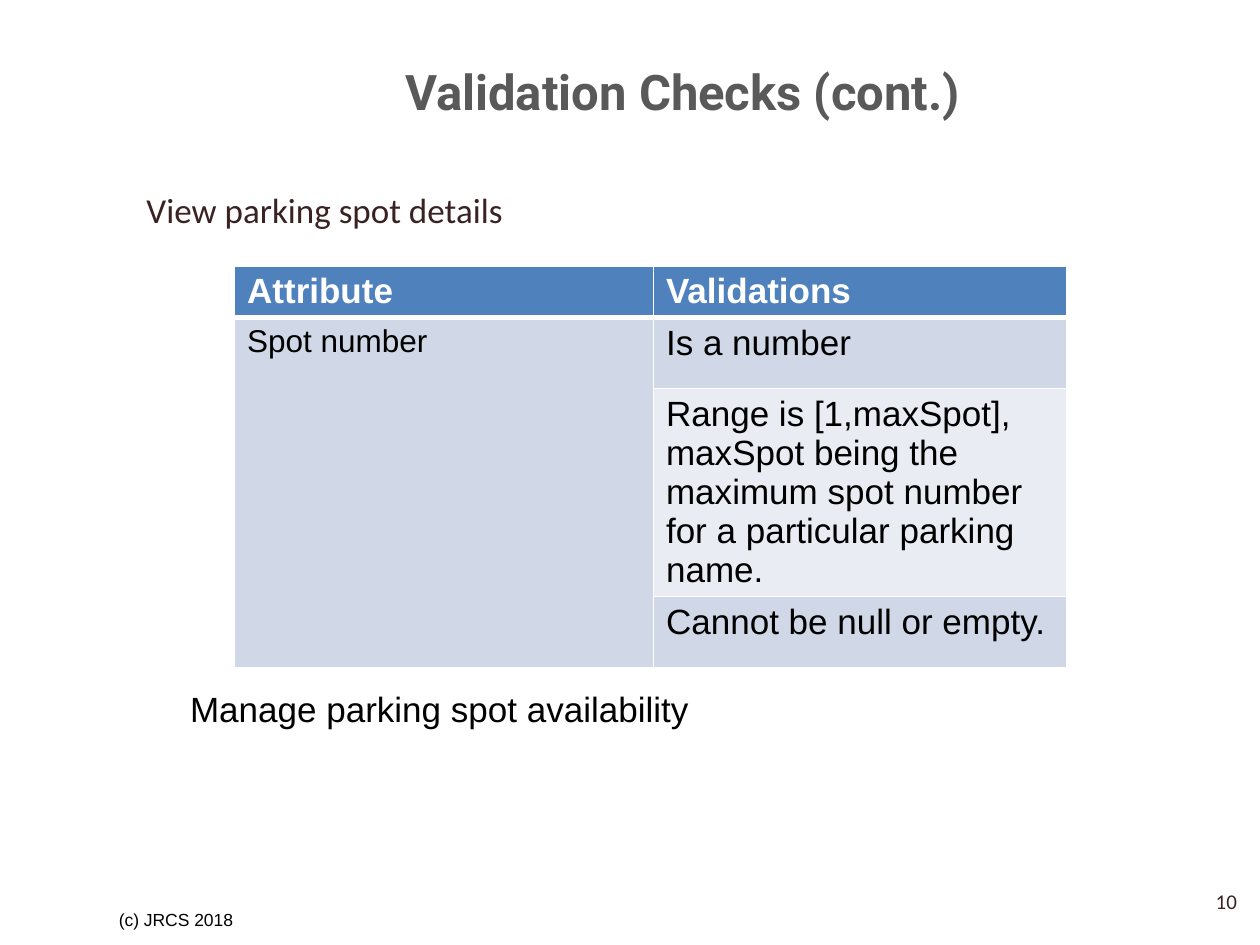
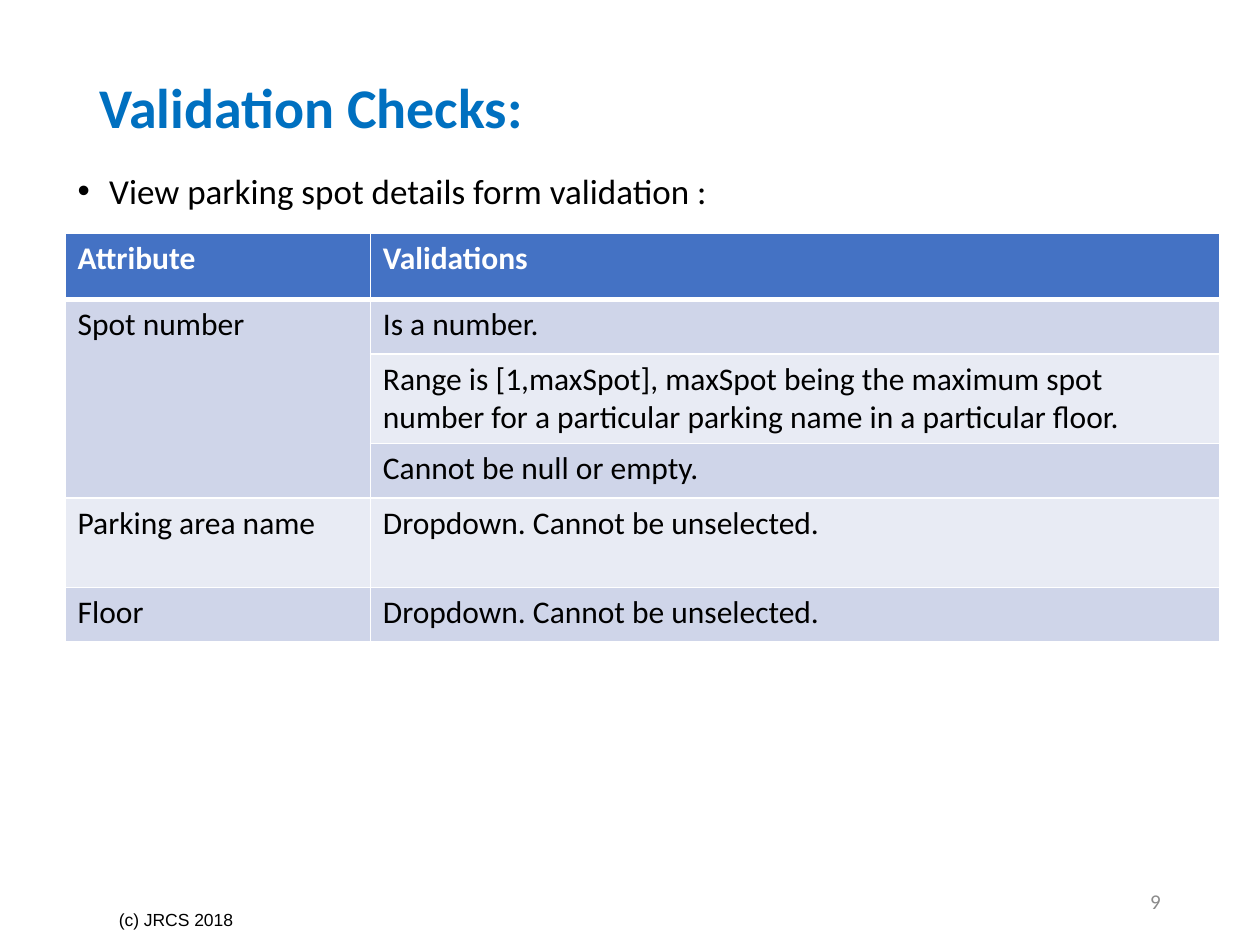
Before and after one commit to SrihariShastry/UTA_Parking, a slide deck: slide 9 of Project_Analysis_Team_3/Validation Checks and Rules Tables.pptx (slide 10 before the commit). Drawn at 1260x945 pixels with LibreOffice and Linux fonts; fonts in the diff are those of the drawing; background and template pictures are left out. Boxes give left, top, right and bottom in pixels: in the first picture for what was removed or moved away, otherwise in the second. Text is boxed around its words. In the diff, an @@ line names an element or a change of style, - is before the commit and + after.

Commit message:
Reviewed validations and rules ppt

```diff
--- a/Project_Analysis_Team_3/Validation Checks and Rules Tables.pptx
+++ b/Project_Analysis_Team_3/Validation Checks and Rules Tables.pptx
@@ title at [99,88,522,129]: text changed; size 28 to 32 pt; font Roboto to Calibri; text colour #595959 to #0070C0 @@
-Validation Checks (cont.)
+Validation Checks:
@@ text at [109,179,689,210]: text changed; text colour #3A2222 to #000000 @@
-View parking spot details
+• View parking spot details form validation :
@@ table at [66,233,1220,640] @@
-row 2, column 2: Is a number
+row 2, column 2: Is a number.
-row 3, column 2: Range is [1,maxSpot], maxSpot being the maximum spot number for a particular parking name.
+row 3, column 2: Range is [1,maxSpot], maxSpot being the maximum spot number for a particular parking name in a particular floor.
+row 5: Parking area name | Dropdown. Cannot be unselected.
+row 6: Floor | Dropdown. Cannot be unselected.
@@ table: place and size @@
-table at [234,266,1066,645]
+table at [66,233,1220,640]
@@ text removed at [190,696,689,729] @@
-Manage parking spot availability
@@ page number added at [1150,895,1161,909], 12 pt, text #8C8C8C @@
+9
@@ page number removed at [1216,895,1237,909] @@
-10
```
Also in this commit, not shown: 10 other slides changed, 11 slides added, 13 slides removed, 9 other files.
